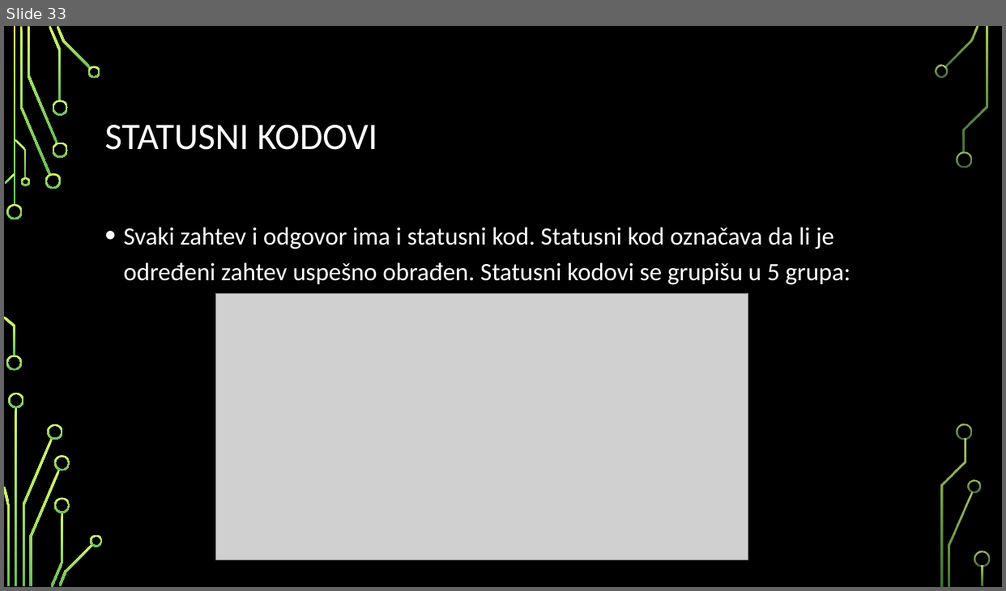
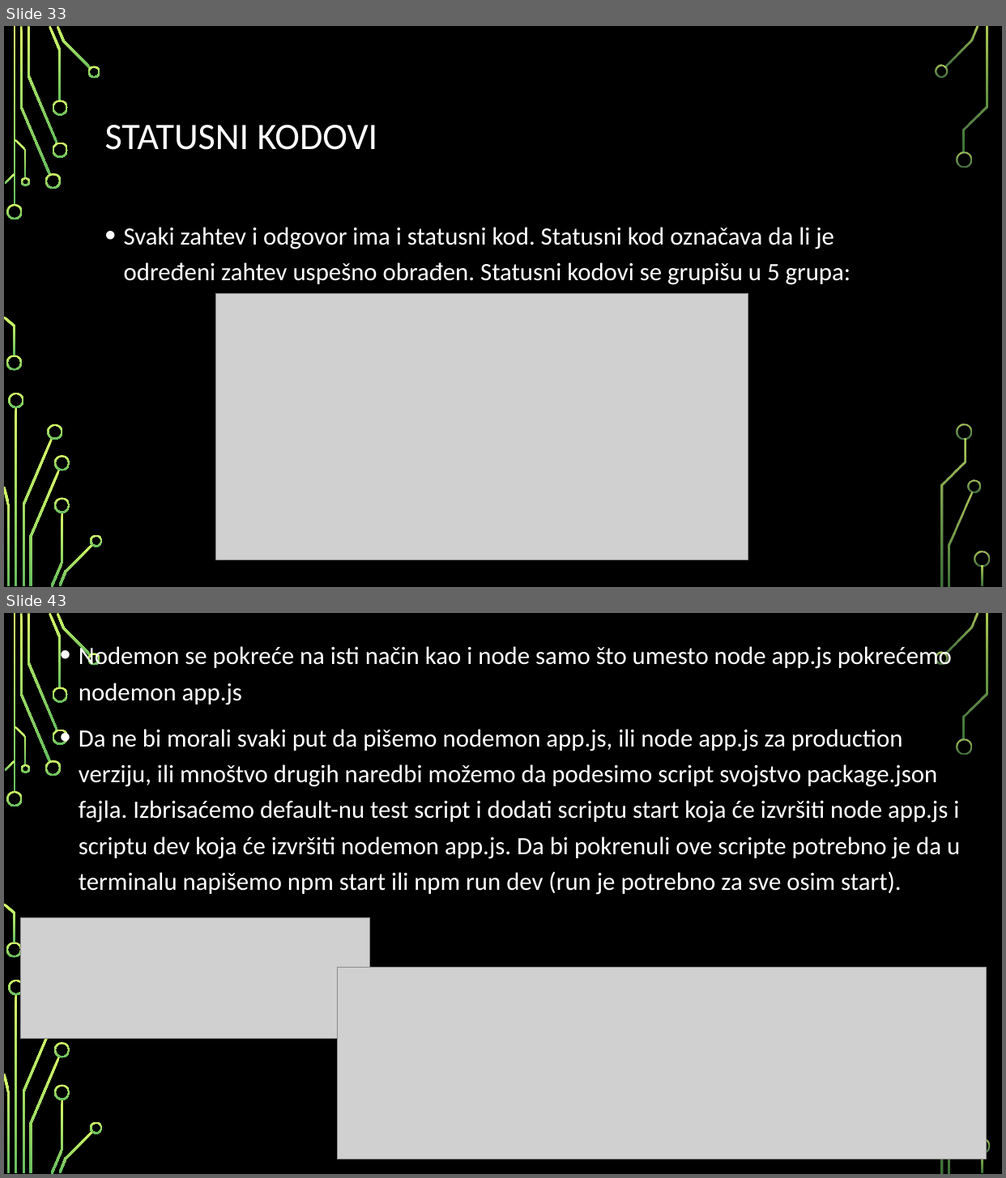
Before and after one commit to MihajloMilojevic/Sekcija, a slide deck: Nodejs/Node.js - prezentacija.pptx. Shown one above the other, each under a label of ours: slide 33 before the commit, slides 33 and 43 after it; the slides between them are not shown. The pictures are 1006x591 and 1006x1178 pixels, drawn with LibreOffice and Linux fonts; fonts in the diff are those of the drawing; grey boxes stand for pictures; background and template pictures are left out. Boxes give left, top, right and bottom in pixels: in the first picture for what was removed or moved away, otherwise in the second. Text is boxed around its words. In the diff, an @@ line names an element or a change of style, - is before the commit and + after.

Commit message:
node nastavak

```diff
--- a/Nodejs/Node.js - prezentacija.pptx
+++ b/Nodejs/Node.js - prezentacija.pptx
@@ slide 43 added at bbox=[4, 613, 1002, 1174], background picture (left out); not listed: 33 template elements that a slide beside it also shows @@
@@ text added at bbox=[79, 643, 960, 895], 24 pt, text #FFFFFF @@
+• Nodemon se pokreće na isti način kao i node samo što umesto node app.js pokrećemo nodemon app.js
+• Da ne bi morali svaki put da pišemo nodemon app.js, ili node app.js za production verziju, ili mnoštvo drugih naredbi možemo da podesimo script svojstvo package.json fajla. Izbrisaćemo default-nu test script i dodati scriptu start koja će izvršiti node app.js i scriptu dev koja će izvršiti nodemon app.js. Da bi pokrenuli ove scripte potrebno je da u terminalu napišemo npm start ili npm run dev (run je potrebno za sve osim start).
@@ picture added at bbox=[21, 918, 371, 1038] @@
@@ picture added at bbox=[337, 968, 987, 1160] @@
```
Also in this commit, not shown: 17 other slides added, 15 other files.
